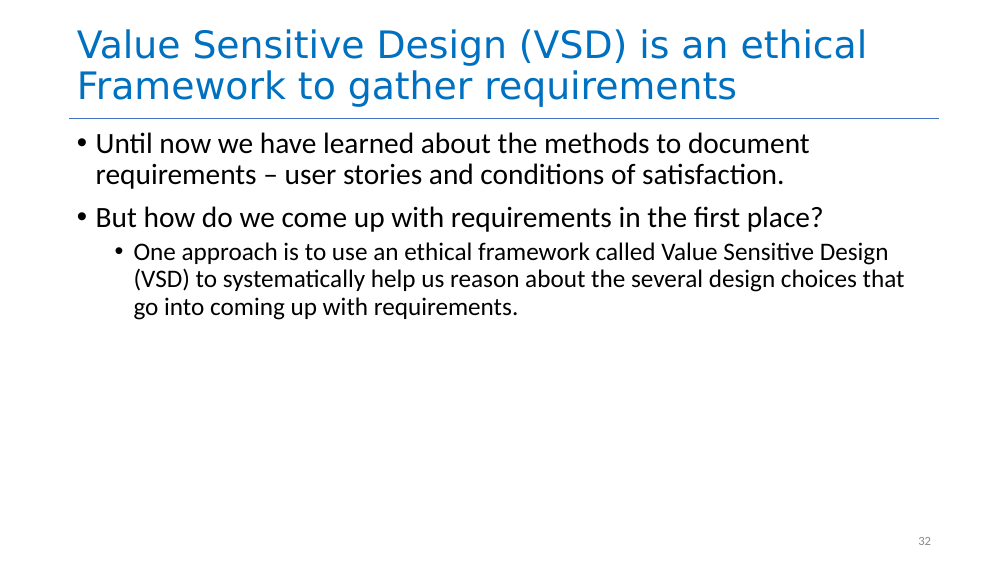
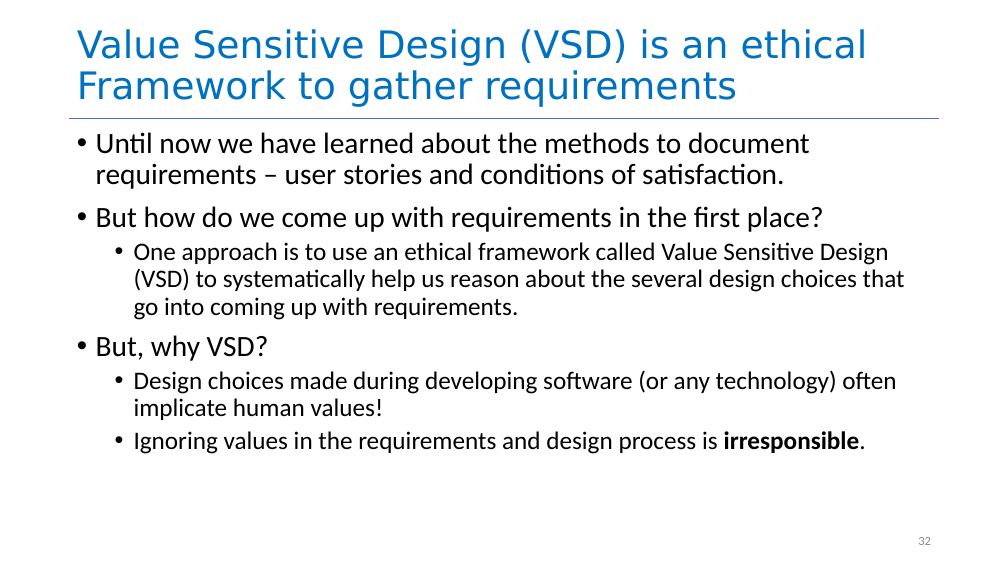
Before and after one commit to yashburshe/CS4530-Fall-2025, a slide deck: slide 32 of Slides/Module 01.2 Requirements Gathering.pptx. Drawn at 1008x567 pixels with LibreOffice and Linux fonts; fonts in the diff are those of the drawing. Boxes give left, top, right and bottom in pixels: in the first picture for what was removed or moved away, otherwise in the second. Text is boxed around its words. In the diff, an @@ line names an element or a change of style, - is before the commit and + after.

```diff
--- a/Slides/Module 01.2 Requirements Gathering.pptx
+++ b/Slides/Module 01.2 Requirements Gathering.pptx
@@ text at bbox=[96, 335, 896, 454]: paragraphs added @@
+• But, why VSD?
+  • Design choices made during developing software (or any technology) often implicate human values!
+  • Ignoring values in the requirements and design process is irresponsible.
```
Also in this commit, not shown: 9 other slides changed, 3 slides added, 1 slide removed, 2 other files.
